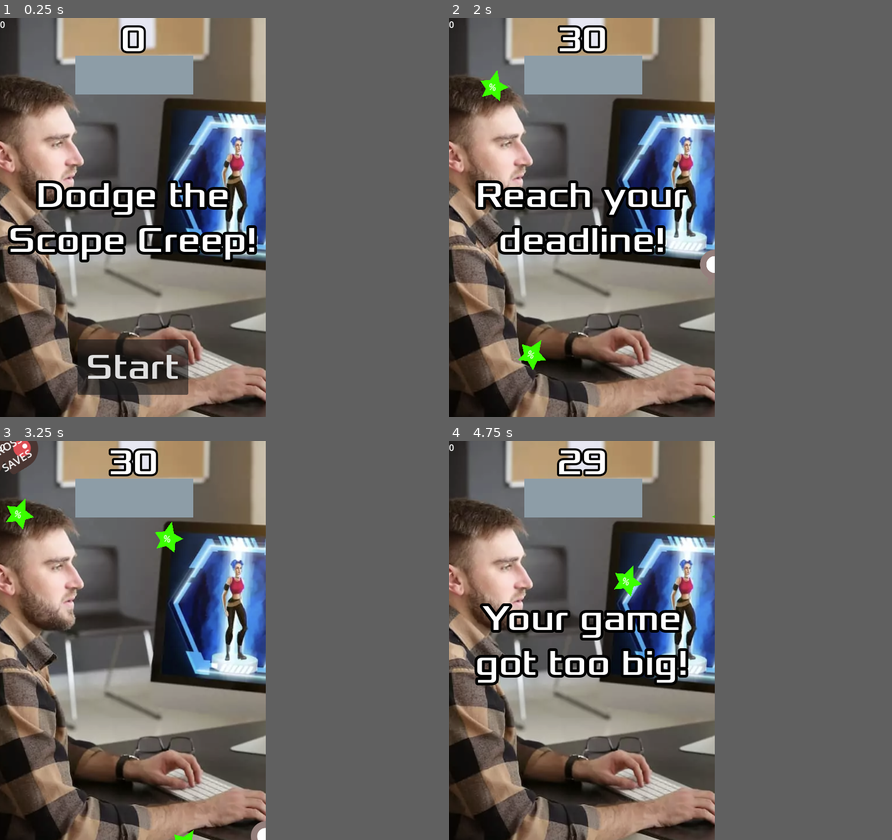
Above: before the commit, frames 1-4 (two rows, left to right).
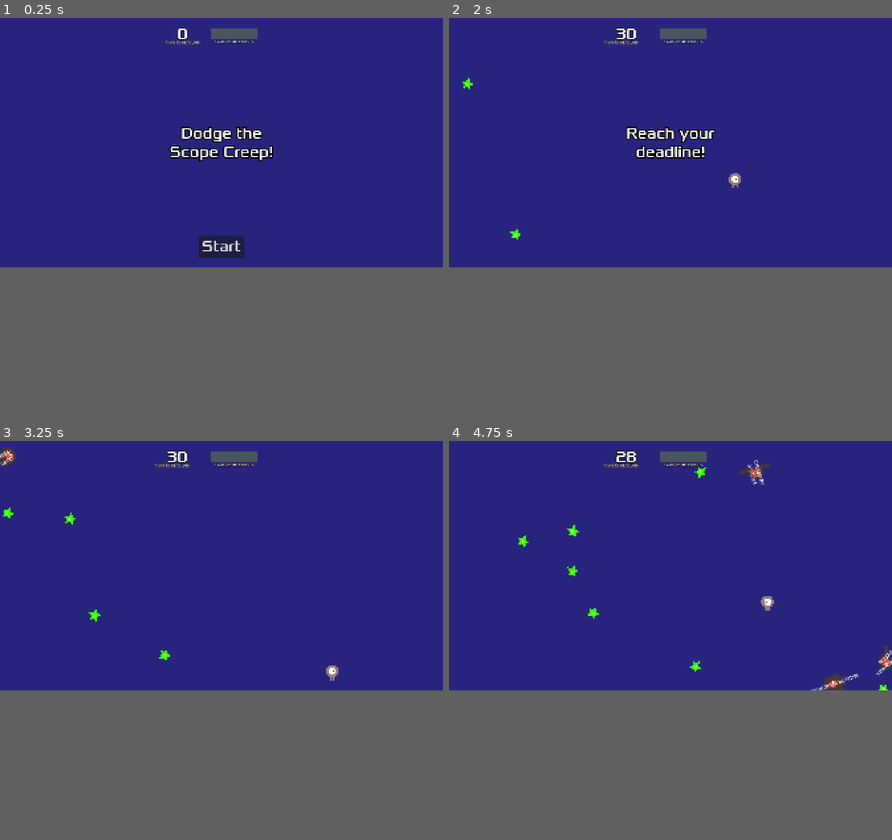
Above: after the commit, the same moments.

Repository: jorj-cedar/dodge-the-scope-creep
Game: Godot game, scene res://main.tscn
Two runs of this game, one before a commit and one after it. Both use one fixed random seed, a clock stepped at 60 frames per second and the inputs below. The engine's default icon, where the game draws it, is replaced by a stand-in: a white triangle on a blue panel in a dark square.
Inputs:
- Up to frame 1 (0.25 s): no input
- Up to frame 2 (2 s): click "Start" at 0.5 s; hold Right (move_right) from 1.28 s (still down)
- Up to frame 3 (3.25 s): release Right (move_right) at 2.03 s; hold Down (move_down) 2.03-2.78 s; hold Right (move_right) from 2.78 s (still down)
- Up to frame 4 (4.75 s): release Right (move_right) at 3.53 s; hold Up (move_up) 3.53-4.28 s; hold Left (move_left) from 4.28 s (still down)
In our replay, the window is 480x720 before the commit and 800x450 after it. These sizes can differ from the game's own. Grey fills any space a smaller window leaves; there, only what the larger window draws over its background counts as a difference.

The runs differ from the first frame. In frame 1, 59% of the frame differs, in the area x 0-62%, y 0-100%; in frame 2, 60%, in the area x 0-66%, y 0-100%; in frame 3, 57%; in frame 4, 57%.

Commit message:
version 2
bigger area, flashing messages, progress bar

Diff:
--- /dev/null
+++ b/game_msg.gd
@@ -0,0 +1,19 @@
+extends Label
+
+
+# Called when the node enters the scene tree for the first time.
+func _ready() -> void:
+
+
+	var fade_duration = 1.0
+	var tween = get_tree().create_tween()
+
+	tween.parallel().tween_property(self, "modulate", Color.TRANSPARENT, fade_duration)
+	tween.parallel().tween_property(self, "scale", Vector2(3,3), 1.0)
+
+	tween.tween_callback(self.queue_free)
+
+
+# Called every frame. 'delta' is the elapsed time since the previous frame.
+func _process(delta: float) -> void:
+	pass
--- /dev/null
+++ b/game_msg.tscn
@@ -0,0 +1,12 @@
+[gd_scene load_steps=2 format=3 uid="uid://c822f0tnpb0xl"]
+
+[ext_resource type="Script" uid="uid://ceggiui61klrn" path="res://game_msg.gd" id="1_0flhl"]
+
+[node name="GameMsg" type="Label"]
+theme_override_colors/font_color = Color(1, 0.24489844, 0.19101408, 1)
+theme_override_colors/font_outline_color = Color(0, 0, 0, 1)
+theme_override_constants/outline_size = 6
+text = "SCOPE INCREASED!"
+horizontal_alignment = 1
+autowrap_mode = 2
+script = ExtResource("1_0flhl")
--- a/hud.gd
+++ b/hud.gd
@@ -18,6 +18,13 @@
 	$Message.text = text
 	$Message.show()
 	$MessageTimer.start()
+
+func flash():
+	var fade_duration = 1.0
+	var tween = get_tree().create_tween()
+
+	tween.tween_property($ProgressBar, "modulate", Color.RED, fade_duration)
+	tween.tween_property($ProgressBar, "modulate", Color.BLACK, fade_duration)
 
 func show_game_over():
 	show_message("Your game got too big!")
@@ -46,6 +53,10 @@
 	#$PickupCounter.text = str(total_pickups)
 	$ProgressBar.value = total_pickups
 
+func update_size(max_scope):
+	$ProgressBar.size.x = max_scope * 20
+	$ProgressBar.max_value = max_scope
+
 func _on_start_button_pressed() -> void:
 	$StartButton.hide()
 	start_game.emit()
--- a/hud.tscn
+++ b/hud.tscn
@@ -1,8 +1,8 @@
-[gd_scene load_steps=7 format=3 uid="uid://c5jcni6ttls2w"]
+[gd_scene load_steps=8 format=3 uid="uid://c5jcni6ttls2w"]
 
 [ext_resource type="FontFile" uid="uid://cfw10xmyoyr4d" path="res://fonts/Xolonium-Regular.ttf" id="1_37p78"]
 [ext_resource type="Script" uid="uid://vqd3ytbwbgdn" path="res://hud.gd" id="1_64ctp"]
-[ext_resource type="Texture2D" uid="uid://ccdcv0ic01hhr" path="res://icon.svg" id="3_8sq4i"]
+[ext_resource type="Script" uid="uid://b2rbek3jdm0iv" path="res://progress_bar.gd" id="3_8sq4i"]
 
 [sub_resource type="InputEventAction" id="InputEventAction_64ctp"]
 action = &"start_game"
@@ -10,24 +10,37 @@
 [sub_resource type="Shortcut" id="Shortcut_8sq4i"]
 events = [SubResource("InputEventAction_64ctp")]
 
-[sub_resource type="CanvasTexture" id="CanvasTexture_640wx"]
+[sub_resource type="CanvasTexture" id="CanvasTexture_64ctp"]
+
+[sub_resource type="CanvasTexture" id="CanvasTexture_8sq4i"]
 
 [node name="HUD" type="CanvasLayer"]
 script = ExtResource("1_64ctp")
 
 [node name="ScoreLabel" type="Label" parent="."]
-anchors_preset = 5
-anchor_left = 0.5
-anchor_right = 0.5
-offset_left = -22.5
-offset_right = 22.5
-offset_bottom = 78.0
-grow_horizontal = 2
+anchors_preset = 1
+anchor_left = 1.0
+anchor_right = 1.0
+offset_left = -1152.0
+offset_top = 31.0
+offset_right = -1107.0
+offset_bottom = 109.0
+grow_horizontal = 0
 theme_override_constants/outline_size = 15
 theme_override_fonts/font = ExtResource("1_37p78")
 theme_override_font_sizes/font_size = 64
 text = "0"
 horizontal_alignment = 1
+metadata/_edit_group_ = true
+
+[node name="Label" type="Label" parent="ScoreLabel"]
+layout_mode = 0
+offset_left = -49.0
+offset_top = 63.0
+offset_right = 97.0
+offset_bottom = 86.0
+theme_override_constants/outline_size = 6
+text = "TIME TO DEADLINE"
 
 [node name="Message" type="Label" parent="."]
 anchors_preset = 8
@@ -49,11 +62,6 @@
 horizontal_alignment = 1
 vertical_alignment = 1
 autowrap_mode = 2
-
-[node name="PickupCounter" type="Label" parent="."]
-offset_right = 40.0
-offset_bottom = 23.0
-text = "0"
 
 [node name="StartButton" type="Button" parent="."]
 anchors_preset = 7
@@ -77,15 +85,40 @@
 one_shot = true
 
 [node name="ProgressBar" type="TextureProgressBar" parent="."]
-offset_left = 136.0
-offset_top = 68.0
-offset_right = 349.0
-offset_bottom = 138.0
+anchors_preset = -1
+offset_left = 913.0
+offset_top = 47.0
+offset_right = 1113.0
+offset_bottom = 92.0
+max_value = 10.0
 nine_patch_stretch = true
-texture_under = SubResource("CanvasTexture_640wx")
-texture_progress = ExtResource("3_8sq4i")
-tint_under = Color(0.5529412, 0.6156863, 0.654902, 1)
+texture_under = SubResource("CanvasTexture_64ctp")
+texture_progress = SubResource("CanvasTexture_8sq4i")
+tint_under = Color(0.2911872, 0.3394864, 0.36947763, 1)
 tint_progress = Color(0, 1, 0, 1)
+script = ExtResource("3_8sq4i")
+metadata/_edit_group_ = true
+
+[node name="Label" type="Label" parent="ProgressBar"]
+layout_mode = 0
+offset_left = 16.0
+offset_top = 45.0
+offset_right = 189.0
+offset_bottom = 68.0
+theme_override_constants/outline_size = 6
+text = "GAME COMPLETION %"
+
+[node name="AlmostDead" type="Label" parent="ProgressBar"]
+visible = false
+layout_mode = 0
+offset_left = 195.0
+offset_top = 45.0
+offset_right = 403.0
+offset_bottom = 68.0
+theme_override_colors/font_color = Color(0.91227055, 4.7168137e-06, 6.738305e-07, 1)
+theme_override_constants/outline_size = 6
+theme_override_font_sizes/font_size = 25
+text = "SCOPE DANGEROUSLY BIG!"
 
 [connection signal="pressed" from="StartButton" to="." method="_on_start_button_pressed"]
 [connection signal="timeout" from="MessageTimer" to="." method="_on_message_timer_timeout"]
--- a/main.gd
+++ b/main.gd
@@ -2,10 +2,15 @@
 
 @export var mob_scene: PackedScene
 @export var pickup_scene: PackedScene
+@export var game_msg_scene: PackedScene
 
 var score
 var total_pickups: int = 0
+var max_scope: int = 10
+var death_scope: int = 15
 
+var green = Color(0,1,0,1)
+var red = Color(1,0,0,1)
 
 
 
@@ -37,14 +42,20 @@
 
 func new_game():
 	score = 30
+	total_pickups = 0
+	max_scope = 10
+
 	$Player.start($StartPosition.position)
 	$StartTimer.start()
 	$PickupTimer.start()
 	$HUD.update_score(score)
+	$HUD.update_pickups(total_pickups)
+	$HUD.update_size(max_scope)
 	$HUD.show_message("Reach your deadline!")
+	$HUD/ProgressBar/AlmostDead.visible = false
 
 	get_tree().call_group("mobs", "queue_free")
-
+	get_tree().call_group("pickups", "queue_free")
 
 func _on_mob_timer_timeout() -> void:
 	var mob = mob_scene.instantiate()
@@ -64,6 +75,20 @@
 
 	add_child(mob)
 
+#func scope_increased_msg(player_position):
+	#var scope_msg = scope_msg_scene.instantiate()
+	#
+	#scope_msg.position = player_position
+	#
+	#add_child(scope_msg)
+
+func show_msg(player_position, message, msg_color):
+	var show_msg = game_msg_scene.instantiate()
+	show_msg.text = message
+	show_msg.position = player_position
+	show_msg.set("theme_override_colors/font_color",msg_color)
+
+	add_child(show_msg)
 
 
 func _on_score_timer_timeout() -> void:
@@ -71,7 +96,7 @@
 	$HUD.update_score(score)
 
 	if score == 0:
-		victory()
+		game_over()
 
 
 
@@ -103,4 +128,20 @@
 
 func _on_player_pickup() -> void:
 	total_pickups += 1
-	$HUD.update_pickups(total_pickups) # Replace with function body.
+	$HUD.update_pickups(total_pickups)
+	show_msg($Player.position,"COMPLETION UP!",green)
+	if total_pickups == max_scope:
+		victory()
+
+
+
+func _on_player_embiggen() -> void:
+	max_scope += 1
+	$HUD.update_size(max_scope)
+	show_msg($Player.position,"SCOPE INCREASED!",red)
+	if max_scope == death_scope - 2:
+		$HUD/ProgressBar/AlmostDead.visible = true
+		$HUD.flash()
+
+	elif max_scope == death_scope:
+		game_over()
--- a/main.tscn
+++ b/main.tscn
@@ -6,10 +6,11 @@
 [ext_resource type="PackedScene" uid="uid://ctbfecshimna4" path="res://pickup.tscn" id="3_272bh"]
 [ext_resource type="PackedScene" uid="uid://cvxogfyuke111" path="res://player.tscn" id="3_lquwl"]
 [ext_resource type="PackedScene" uid="uid://c5jcni6ttls2w" path="res://hud.tscn" id="4_1bvp3"]
+[ext_resource type="PackedScene" uid="uid://c822f0tnpb0xl" path="res://game_msg.tscn" id="4_272bh"]
 
 [sub_resource type="Curve2D" id="Curve2D_7mycd"]
 _data = {
-"points": PackedVector2Array(0, 0, 0, 0, 0, 0, 0, 0, 0, 0, 480, 0, 0, 0, 0, 0, 480, 720, 0, 0, 0, 0, 0, 720, 0, 0, 0, 0, 0, 0)
+"points": PackedVector2Array(0, 0, 0, 0, 0, 0, 0, 0, 0, 0, 1918, -1, 0, 0, 0, 0, 1920, 1088, 0, 0, 0, 0, 0, 1088, 0, 0, 0, 0, 0, 0)
 }
 point_count = 5
 
@@ -17,6 +18,7 @@
 script = ExtResource("1_h2yge")
 mob_scene = ExtResource("2_1bvp3")
 pickup_scene = ExtResource("3_272bh")
+game_msg_scene = ExtResource("4_272bh")
 
 [node name="ColorRect" type="ColorRect" parent="."]
 anchors_preset = 15
@@ -27,6 +29,7 @@
 color = Color(0.15900984, 0.14016199, 0.49493188, 1)
 
 [node name="TextureRect" type="TextureRect" parent="."]
+visible = false
 offset_left = -272.0
 offset_top = -40.0
 offset_right = 1320.0
@@ -35,6 +38,7 @@
 texture = ExtResource("3_7mycd")
 
 [node name="Player" parent="." instance=ExtResource("3_lquwl")]
+position = Vector2(960, 704)
 
 [node name="MobTimer" type="Timer" parent="."]
 wait_time = 0.5
@@ -49,15 +53,17 @@
 wait_time = 0.5
 
 [node name="StartPosition" type="Marker2D" parent="."]
-position = Vector2(240, 450)
+position = Vector2(960, 704)
 
 [node name="MobPath" type="Path2D" parent="."]
 curve = SubResource("Curve2D_7mycd")
 
 [node name="MobSpawnLocation" type="PathFollow2D" parent="MobPath"]
+rotation = -0.0005213764
 
 [node name="HUD" parent="." instance=ExtResource("4_1bvp3")]
 
+[connection signal="embiggen" from="Player" to="." method="_on_player_embiggen"]
 [connection signal="hit" from="Player" to="." method="game_over"]
 [connection signal="pickup" from="Player" to="." method="_on_player_pickup"]
 [connection signal="timeout" from="MobTimer" to="." method="_on_mob_timer_timeout"]
--- a/mob.tscn
+++ b/mob.tscn
@@ -85,4 +85,5 @@
 vertical_alignment = 1
 autowrap_mode = 2
 
+[connection signal="body_entered" from="." to="." method="_on_body_entered"]
 [connection signal="screen_exited" from="VisibleOnScreenNotifier2D" to="." method="_on_visible_on_screen_notifier_2d_screen_exited"]
--- a/pickup.tscn
+++ b/pickup.tscn
@@ -5,7 +5,7 @@
 [sub_resource type="CircleShape2D" id="CircleShape2D_pu7wf"]
 radius = 43.416588
 
-[node name="pickup" type="RigidBody2D"]
+[node name="pickup" type="RigidBody2D" groups=["pickups"]]
 collision_layer = 2
 collision_mask = 0
 gravity_scale = 0.0
--- a/player.gd
+++ b/player.gd
@@ -4,6 +4,7 @@
 var screen_size
 
 signal hit
+signal embiggen
 signal pickup
 
 # Called when the node enters the scene tree for the first time.
@@ -47,14 +48,12 @@
 
 
 func _on_body_entered(body) -> void:
-	hide()
-	hit.emit()
-	$CollisionShape2D.set_deferred("disabled", true)
+	#hide()
+	#hit.emit()
 
-
-
-
-
+	embiggen.emit()
+	body.queue_free()
+	#$CollisionShape2D.set_deferred("disabled", true)
 
 
 func start(pos):
--- /dev/null
+++ b/progress_bar.gd
@@ -0,0 +1,15 @@
+extends TextureProgressBar
+
+@export var flash_interval = 0.5 # Seconds
+
+var is_flashing = false
+var original_color : Color
+
+# Called when the node enters the scene tree for the first time.
+func _ready() -> void:
+	pass # Replace with function body.
+
+
+# Called every frame. 'delta' is the elapsed time since the previous frame.
+func _process(delta: float) -> void:
+	pass
--- a/project.godot
+++ b/project.godot
@@ -17,8 +17,8 @@
 
 [display]
 
-window/size/viewport_width=480
-window/size/viewport_height=720
+window/size/viewport_width=1920
+window/size/viewport_height=1080
 window/stretch/mode="canvas_items"
 
 [input]
Not shown, added: game_msg.gd.uid
Not shown: 1 places in main.tscn that only renumber resources
Not shown, added: progress_bar.gd.uid
